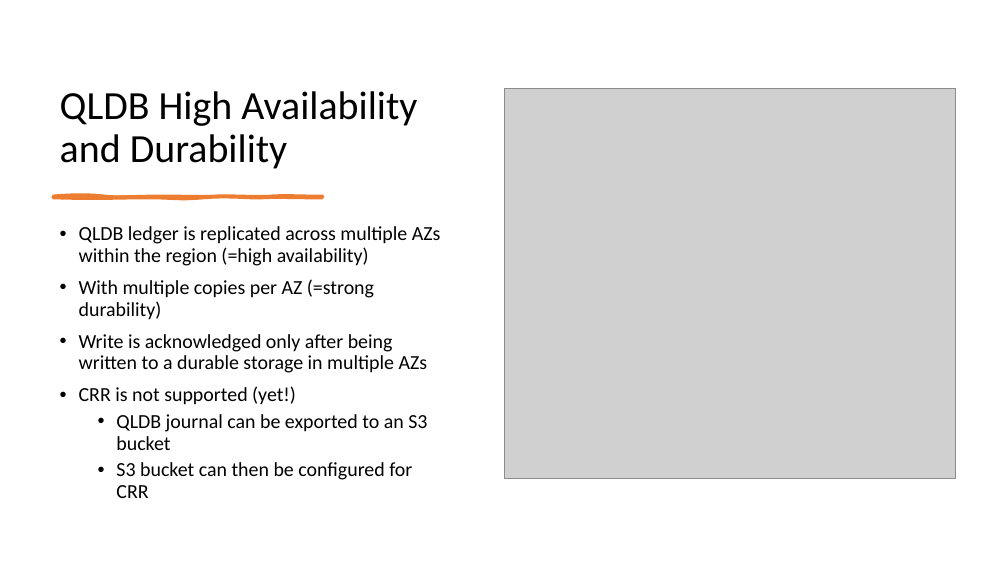
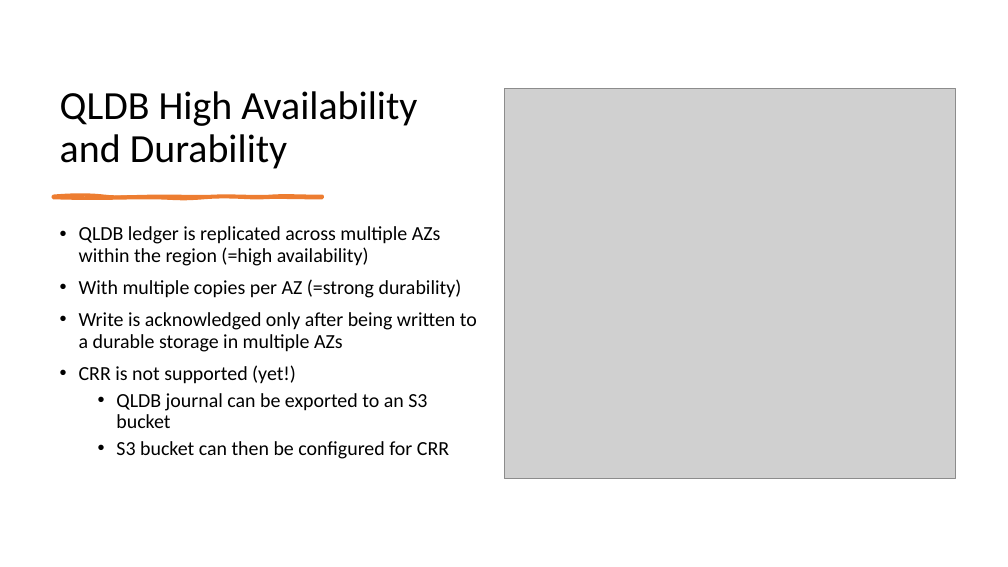
Before and after one commit to IlyaChakun/aws-iba-courses, a slide deck: slide 14 of lecture-materials/Databases/Amazon_QLDB/aws_qldb.pptx (slide 13 before the commit). Drawn at 1008x567 pixels with LibreOffice and Linux fonts; fonts in the diff are those of the drawing; grey boxes stand for pictures. Boxes give left, top, right and bottom in pixels: in the first picture for what was removed or moved away, otherwise in the second. Text is boxed around its words. In the diff, an @@ line names an element or a change of style, - is before the commit and + after.

```diff
--- a/lecture-materials/Databases/Amazon_QLDB/aws_qldb.pptx
+++ b/lecture-materials/Databases/Amazon_QLDB/aws_qldb.pptx
@@ text "QLDB ledger is replicated across ..." rewrapped from box(79, 226, 441, 498) to box(79, 226, 477, 459) @@
```
Also in this commit, not shown: 3 other slides changed, 1 slide added, 14 other files.
